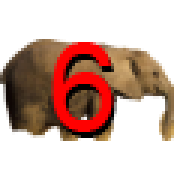
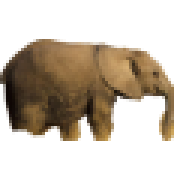
Layers edited between the first and the second 174x177 image:
hid "Label" over <box>51,42,114,132</box>
hid "Label Shadow" over <box>54,48,117,138</box>
